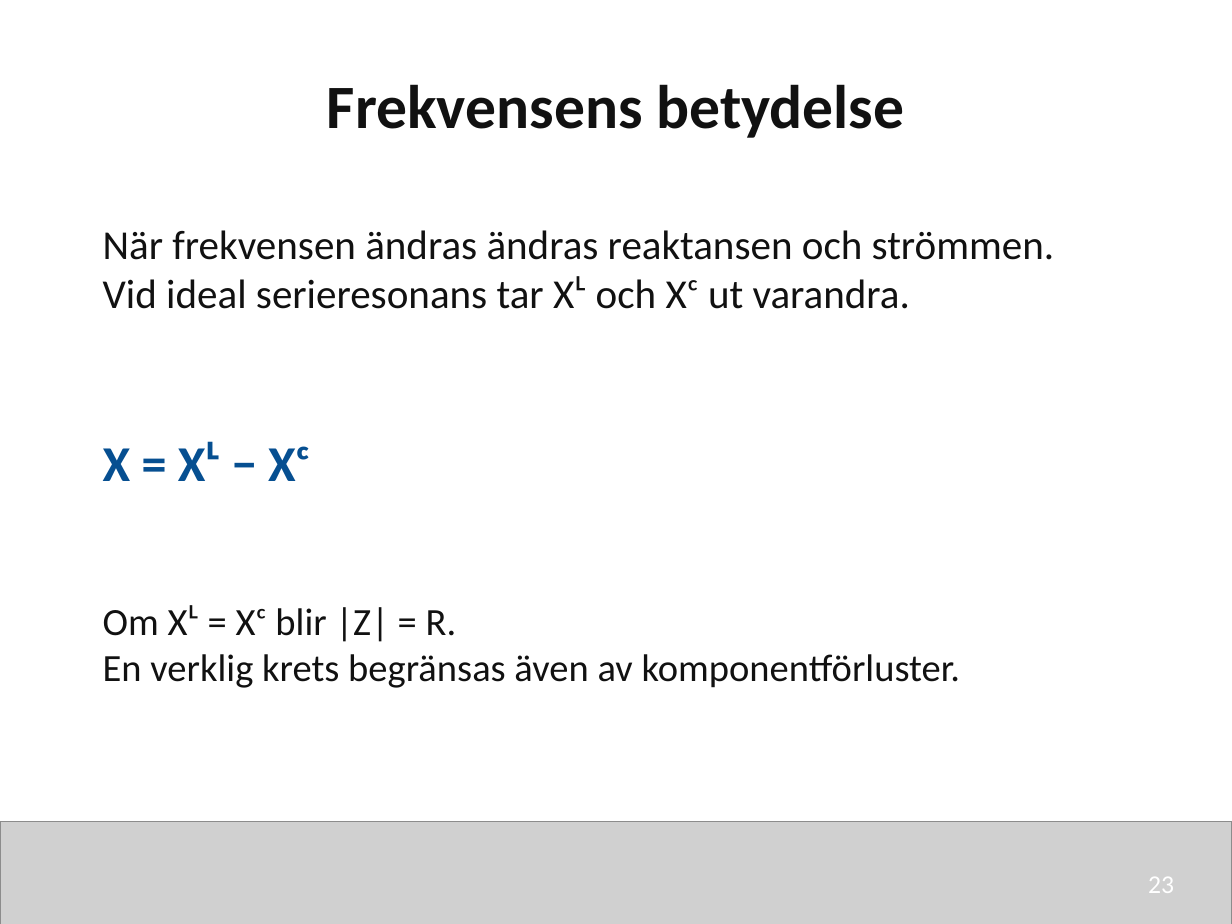
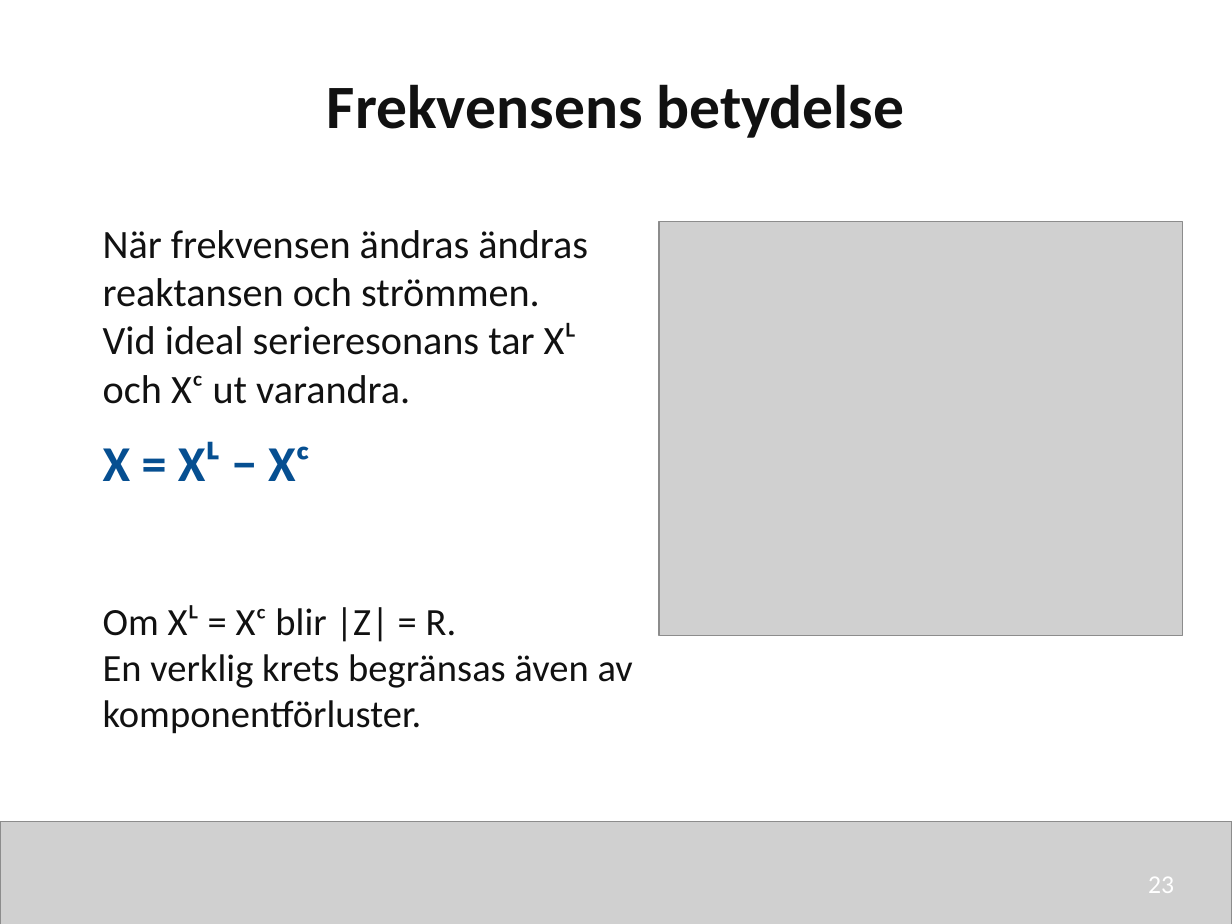
Before and after one commit to nj22az/nj22az.github.io, a slide deck: slide 23 of sjoskolan/vecka-40/aktuell/v40_02_Reaktans_och_impedans_elev.pptx. Drawn at 1232x924 pixels with LibreOffice and Linux fonts; fonts in the diff are those of the drawing; grey boxes stand for pictures. Boxes give left, top, right and bottom in pixels: in the first picture for what was removed or moved away, otherwise in the second. Text is boxed around its words. In the diff, an @@ line names an element or a change of style, - is before the commit and + after.

```diff
--- a/sjoskolan/vecka-40/aktuell/v40_02_Reaktans_och_impedans_elev.pptx
+++ b/sjoskolan/vecka-40/aktuell/v40_02_Reaktans_och_impedans_elev.pptx
@@ text "När frekvensen ändras ändras reaktansen ..." at bbox=[103, 230, 588, 404]: size 24 to 23.5 pt @@
@@ picture added at bbox=[659, 222, 1183, 636] @@
@@ text "Om Xᴸ = Xᶜ blir ..." rewrapped from bbox=[103, 605, 961, 688] to bbox=[103, 605, 633, 734] @@
```
Also in this commit, not shown: 13 other slides changed, 17 other files.
